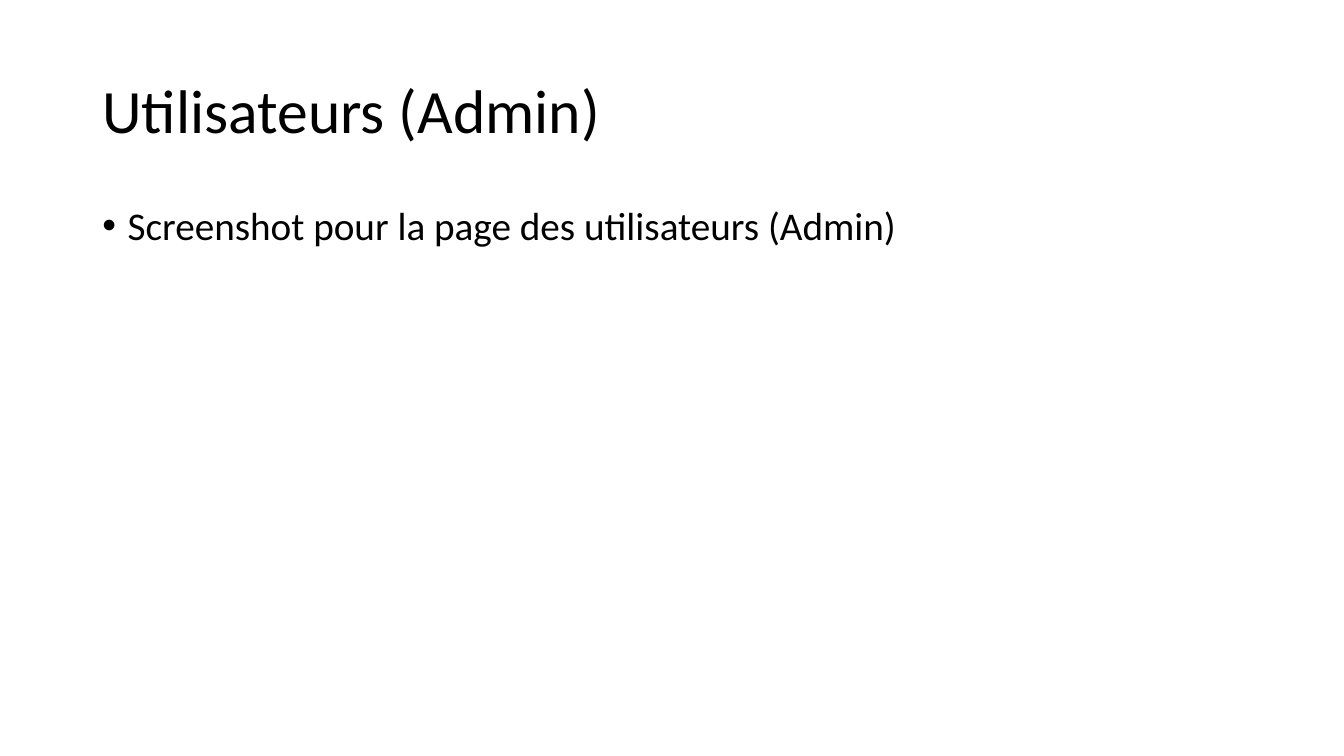
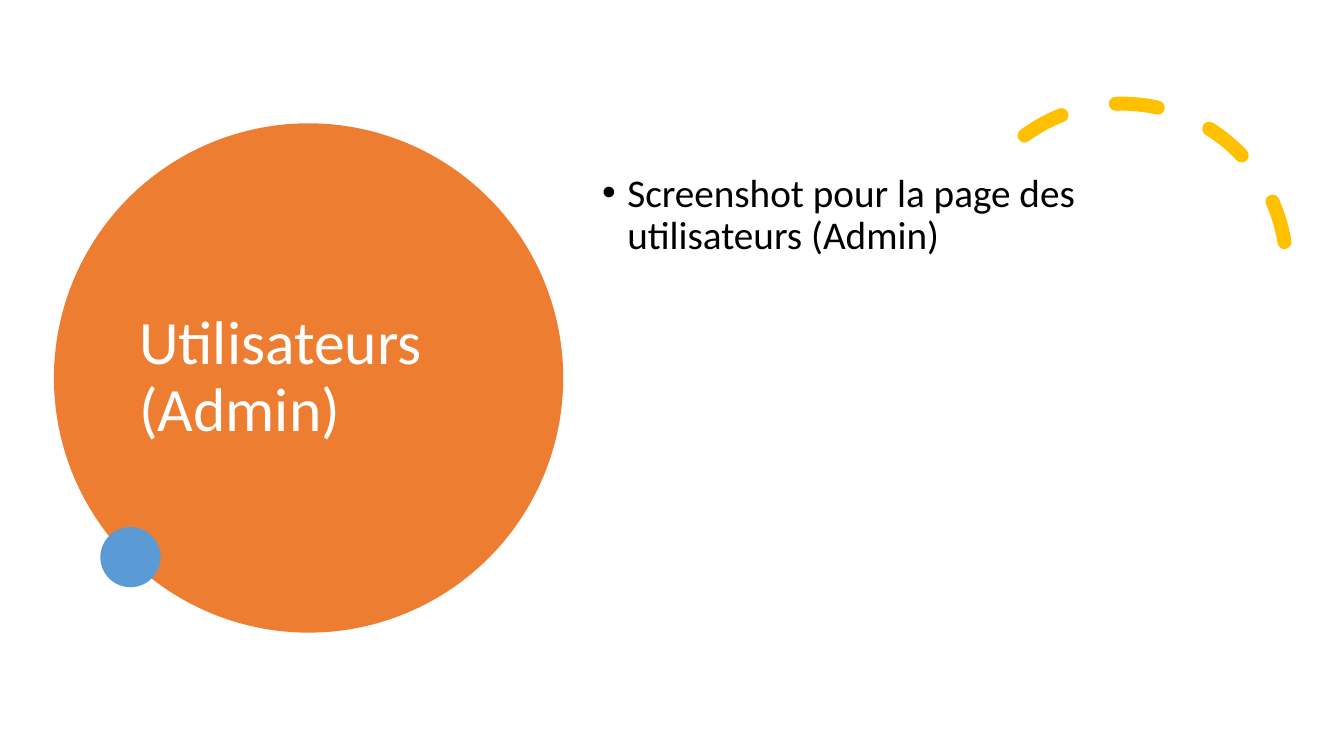
Before and after one commit to Eliefrh/Mamas-pizza, a slide deck: slide 12 of Doc/Mammas Pizzeria.pptx. Drawn at 1344x756 pixels with LibreOffice and Linux fonts; fonts in the diff are those of the drawing. Boxes give left, top, right and bottom in pixels: in the first picture for what was removed or moved away, otherwise in the second. Text is boxed around its words. In the diff, an @@ line names an element or a change of style, - is before the commit and + after.

```diff
--- a/Doc/Mammas Pizzeria.pptx
+++ b/Doc/Mammas Pizzeria.pptx
@@ arc (boxed as its full ellipse) added at [898,44,1344,494], outline #FFC000 10 pt dashed @@
@@ ellipse added at [53,123,563,632], fill #ED7D31 @@
@@ title "Utilisateurs (Admin)": place and size @@
-title "Utilisateurs (Admin)" at [102,88,600,142]
+title "Utilisateurs (Admin)" at [139,321,422,440]
@@ title "Utilisateurs (Admin)" at [139,321,422,440]: text colour #000000 to #FFFFFF @@
@@ text "Screenshot pour la page des ..." rewrapped from [128,211,896,247] to [627,179,1074,255] @@
@@ ellipse added at [101,527,161,588], fill #5B9BD5 @@
```
Also in this commit, not shown: 14 other slides changed, 1 other file.
